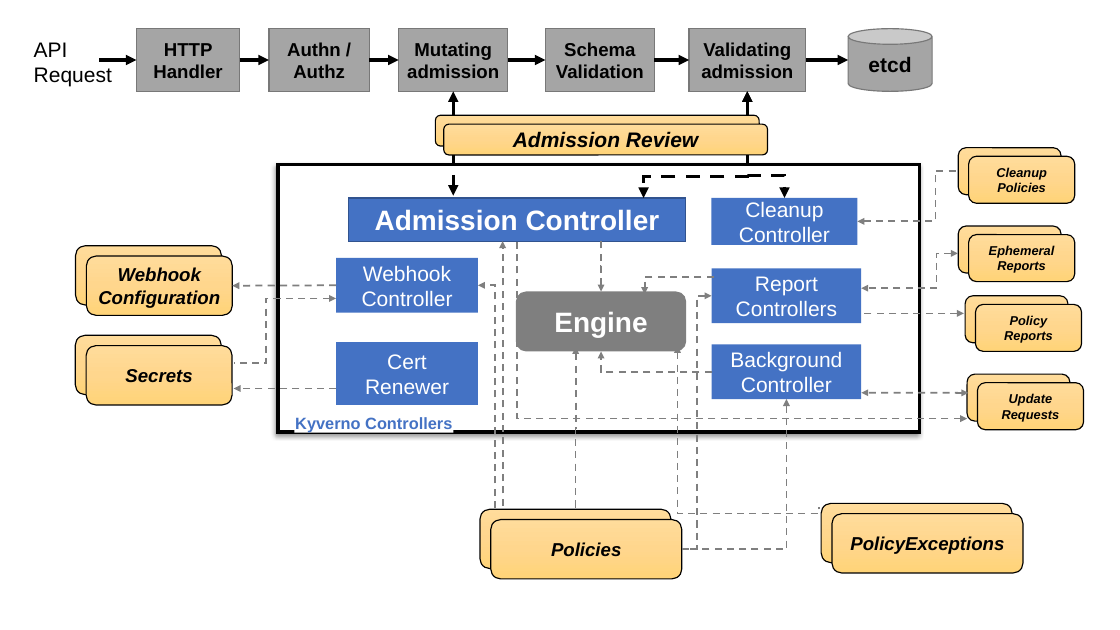
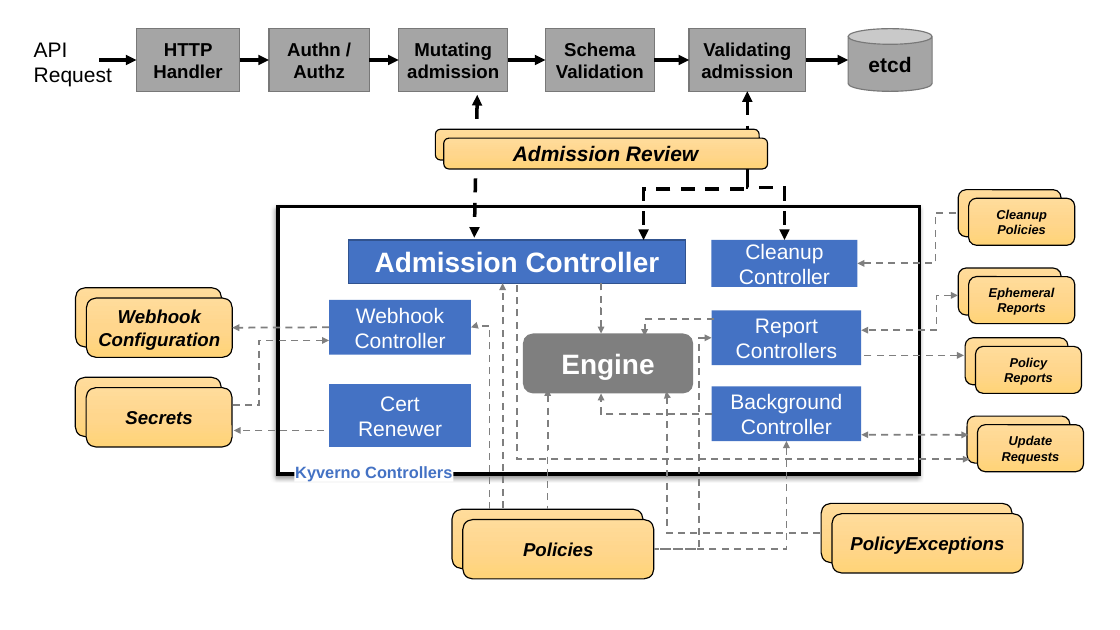
Before and after one commit to kyverno/website, a slide deck: slide 1 of static/images/kyverno_website_graphics.pptx. Drawn at 1120x630 pixels with LibreOffice and Linux fonts; fonts in the diff are those of the drawing. Boxes give left, top, right and bottom in pixels: in the first picture for what was removed or moved away, otherwise in the second. Text is boxed around its words. In the diff, an @@ line names an element or a change of style, - is before the commit and + after.

```diff
--- a/static/images/kyverno_website_graphics.pptx
+++ b/static/images/kyverno_website_graphics.pptx
@@ double arrow moved from (454, 92) - (454, 196) to (477, 95) - (475, 238) @@
@@ elbow double arrow moved from (748, 92) - (785, 198) to (748, 92) - (785, 240) @@
@@ rounded rectangle: place and size @@
-rounded rectangle at [435,115,759,146]
+rounded rectangle at [435,129,759,160]
@@ rounded rectangle "Admission Review": place and size @@
-rounded rectangle "Admission Review" at [444,124,767,155]
+rounded rectangle "Admission Review" at [444,138,767,169]
@@ rounded rectangle: place and size @@
-rounded rectangle at [959,226,1061,273]
+rounded rectangle at [959,190,1061,237]
@@ elbow arrow removed from (503, 506) to (502, 241) @@
@@ rounded rectangle: place and size @@
-rounded rectangle at [959,148,1061,195]
+rounded rectangle at [959,268,1061,315]
@@ elbow arrow moved from (496, 508) - (478, 286) to (503, 508) - (502, 283) @@
@@ 10 rounded rectangles, 6 elbow arrows, 5 rectangles, 2 elbow double arrows, 1 double arrow: place and size @@
-10 rounded rectangles, 6 elbow arrows, 5 rectangles, 2 elbow double arrows, 1 double arrow at [76,92,1084,432]
+10 rounded rectangles, 6 elbow arrows, 5 rectangles, 2 elbow double arrows, 1 double arrow at [76,134,1084,474]
@@ arrow moved from (336, 389) - (234, 389) to (329, 328) - (233, 328) @@
@@ elbow arrow moved from (576, 347) - (576, 509) to (490, 509) - (471, 328) @@
@@ elbow arrow (490, 509) - (471, 328): arrowheads changed @@
@@ 2 rectangles, 1 elbow arrow: place and size @@
-2 rectangles, 1 elbow arrow at [234,258,478,405]
+2 rectangles, 1 elbow arrow at [227,300,471,447]
@@ rounded rectangle "Engine": place and size @@
-rounded rectangle "Engine" at [516,292,686,351]
+rounded rectangle "Engine" at [523,334,694,393]
@@ elbow arrow moved from (712, 296) - (682, 549) to (712, 338) - (654, 549) @@
@@ elbow arrow moved from (678, 346) - (819, 507) to (548, 389) - (548, 509) @@
@@ elbow arrow moved from (786, 399) - (682, 549) to (666, 392) - (822, 534) @@
@@ arrow moved from (336, 286) - (233, 286) to (336, 431) - (234, 431) @@
@@ elbow arrow added from (654, 549) to (786, 441), #7F7F7F 1.5 pt dashed @@
@@ text "Kyverno Controllers" rewrapped from [295,413,454,434] to [295,466,452,482] @@
@@ rounded rectangle: place and size @@
-rounded rectangle at [480,509,670,569]
+rounded rectangle at [452,509,643,569]
@@ rounded rectangle "Policies": place and size @@
-rounded rectangle "Policies" at [491,519,681,579]
+rounded rectangle "Policies" at [463,519,654,579]
```
Also in this commit, not shown: 1 other file.
